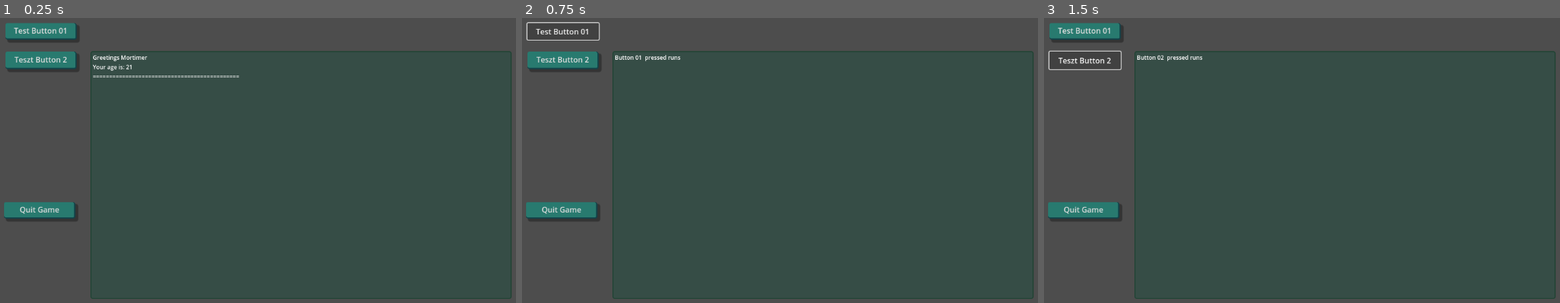
Above: before the commit, frames 1-3 (left to right).
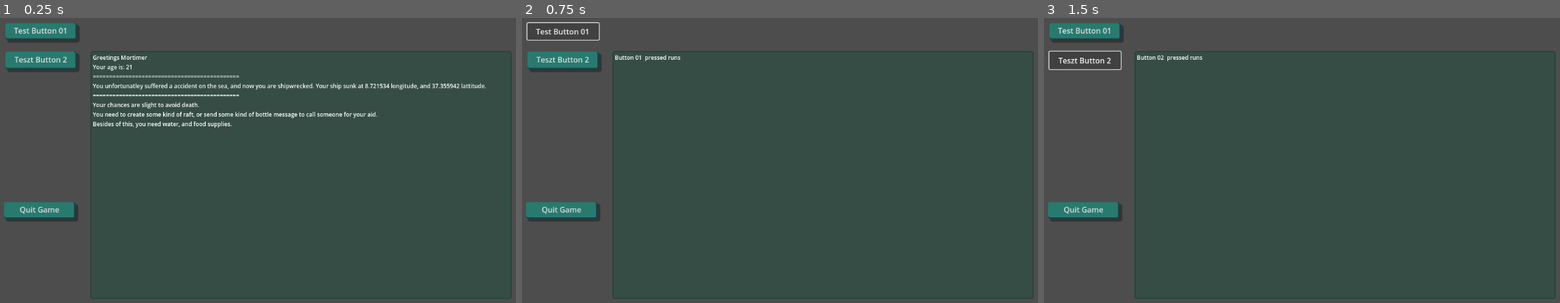
Above: after the commit, the same moments.

Repository: steingartpeter/Godot_01
Game: Godot game, scene res://scenes/Main.tscn
The game is run twice, just before and just after one commit, with the same random seed, the same clock (stepped at 60 frames per second) and the same inputs.
Inputs:
- Up to frame 1 (0.25 s): no input
- Up to frame 2 (0.75 s): click "Test Button 01" at 0.5 s
- Up to frame 3 (1.5 s): click "Teszt Button 2" at 1.25 s

The runs differ from the first frame. In frame 1, 1.9% of the frame differs, in the area x 17-95%, y 22-39%; in frame 2, nothing differs; in frame 3, nothing differs.

Commit message:
2023-04-26 007 smartgit teszt

Diff:
--- a/TextGame01/scenes/GameRunner.gd
+++ b/TextGame01/scenes/GameRunner.gd
@@ -6,22 +6,34 @@
 # Locval variables: a player, and the comuniactionplatform, the Label
 var plyr
 var scrnText:Label
+
+# In inititlaization, we create a new player instance
 func _init():
 	self.plyr = Player.new()
 
+# When we are ready, we write a short greetings, then
+# we connect to child scen buttons pressed events
 func _ready() -> void:
 	var msg:String = "Greetings %s" % self.plyr.playerName
 	msg += "\nYour age is: %s" % str(self.plyr.playerAge)
-	msg += "\n============================================="
+	msg += "\n=============================================\n"
+	msg += """You unfortunatley suffered a accident on the sea, and now you are shipwrecked. Your ship sunk at %f longitude, and %f lattitude.
+	=============================================
+	Your chances are slight to avoid death.
+	You need to create some kind of raft, or send some kind of bottle message to call someone for your aid.
+	Besides of this, you need water, and food supplies.
+	""" % [self.plyr.islandLat, self.plyr.islandLongt]
 	self.scrnText = $GUI/Control/MainTextArea
 	self.scrnText.text = msg
 	$GUI/Control/Btn01.connect("pressed",self.hndl_btn1_press)
 	$GUI/Control/Btn02.connect("pressed",self.hndl_btn2_press)
 
+# Handle the button 1 click event
 func hndl_btn1_press():
 	var msg:String = "Button 01  pressed runs"
 	scrnText.text = msg
 
+# Handle button 2 click event
 func hndl_btn2_press():
 	var msg:String = "Button 02  pressed runs"
 	scrnText.text = msg
